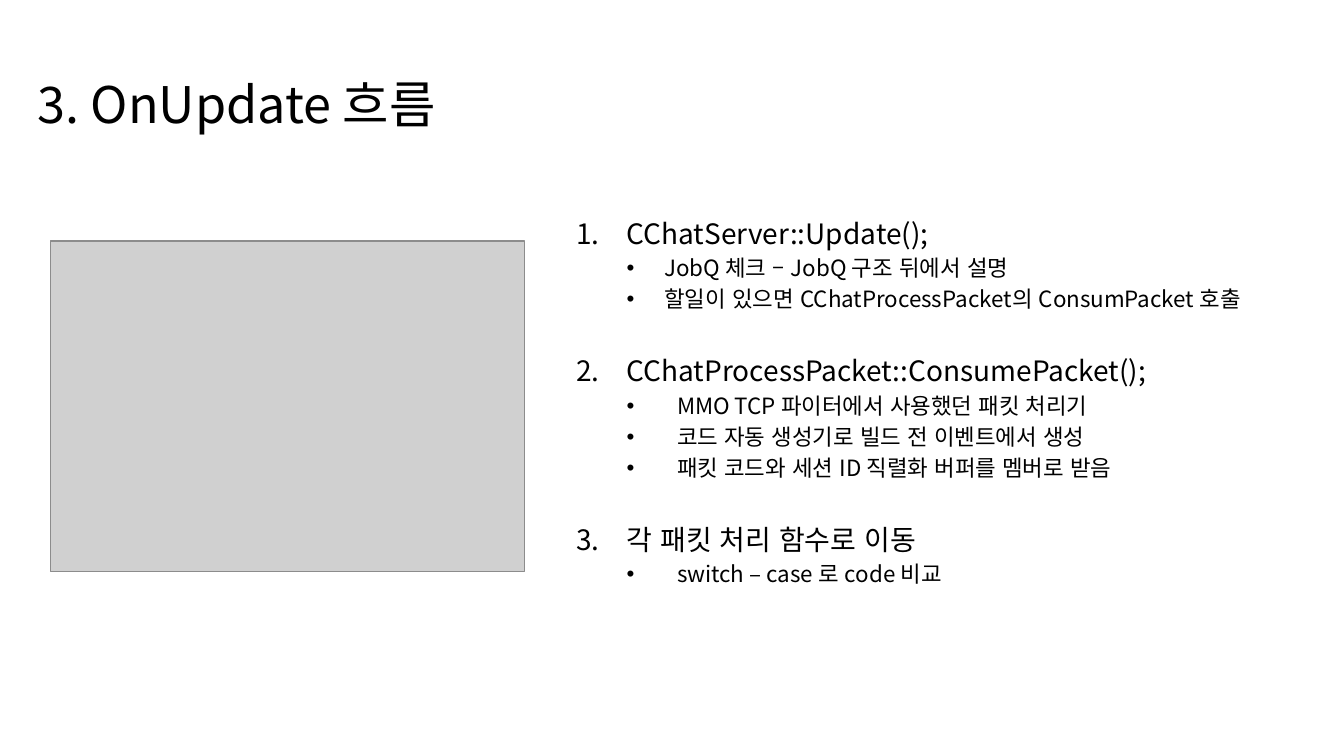
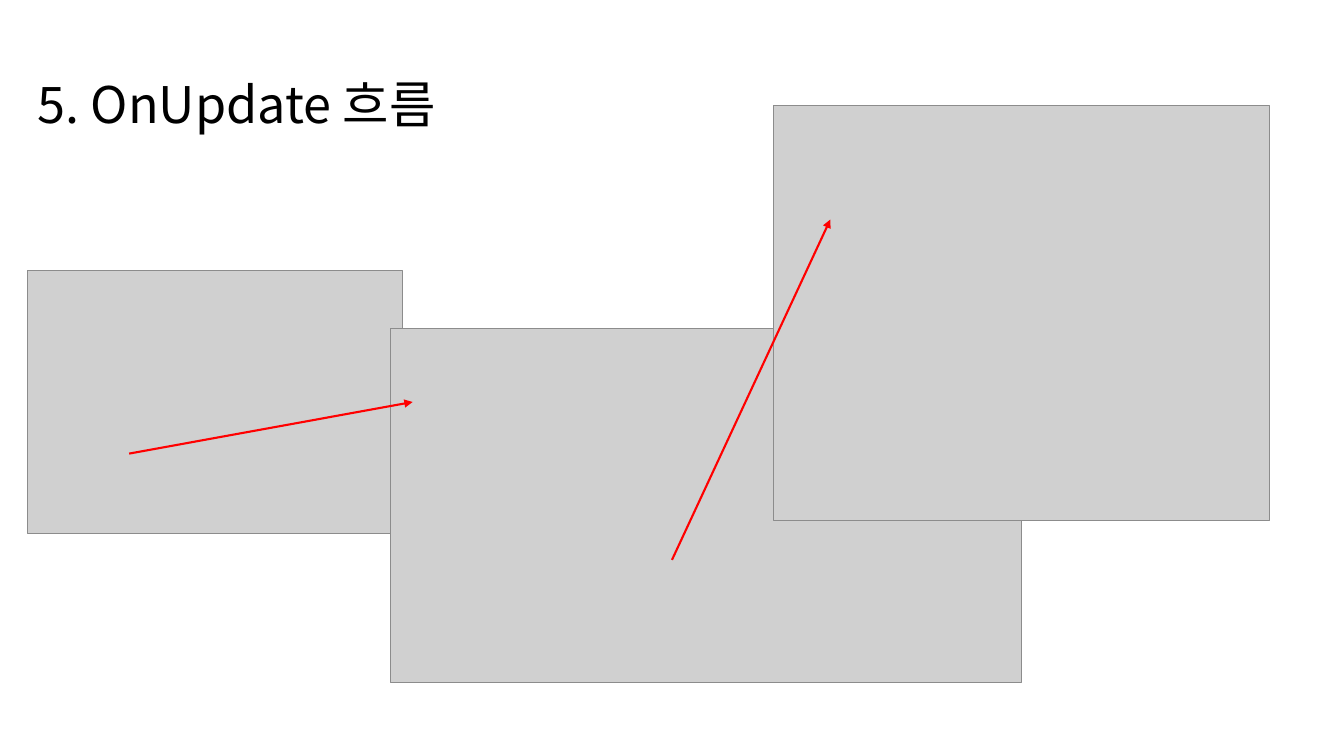
Before and after one commit to MyungHyun-Ahn/Portfolio, a slide deck: slide 5 of 04_IOCP_ChatServer/IOCP_ChatServer/싱글스레드채팅서버_설계.pptx. Drawn at 1344x756 pixels with LibreOffice and Linux fonts; fonts in the diff are those of the drawing; grey boxes stand for pictures. Boxes give left, top, right and bottom in pixels: in the first picture for what was removed or moved away, otherwise in the second. Text is boxed around its words. In the diff, an @@ line names an element or a change of style, - is before the commit and + after.

```diff
--- a/04_IOCP_ChatServer/IOCP_ChatServer/싱글스레드채팅서버_설계.pptx
+++ b/04_IOCP_ChatServer/IOCP_ChatServer/싱글스레드채팅서버_설계.pptx
@@ title at (x1=37, y1=82, x2=436, y2=135): text changed @@
-3. OnUpdate 흐름
+5. OnUpdate 흐름
@@ picture added at (x1=773, y1=106, x2=1270, y2=520) @@
@@ subtitle removed at (x1=627, y1=221, x2=1241, y2=584) @@
-1. CChatServer::Update();
-  • JobQ 체크 – JobQ 구조 뒤에서 설명
-  • 할일이 있으면 CChatProcessPacket의 ConsumPacket 호출
-2. CChatProcessPacket::ConsumePacket();
-  • MMO TCP 파이터에서 사용했던 패킷 처리기
-  • 코드 자동 생성기로 빌드 전 이벤트에서 생성
-  • 패킷 코드와 세션 ID 직렬화 버퍼를 멤버로 받음
-3. 각 패킷 처리 함수로 이동
-  • switch – case 로 code 비교
@@ arrow added from (673, 560) to (831, 220), #FF0000 1.5 pt @@
@@ picture resized from (x1=50, y1=241, x2=524, y2=572) to (x1=27, y1=271, x2=402, y2=533) @@
@@ picture added at (x1=391, y1=329, x2=1022, y2=683) @@
@@ arrow added from (129, 454) to (412, 402), #FF0000 1.5 pt @@
```
Also in this commit, not shown: 4 other slides changed, 5 slides added, 3 other files.
